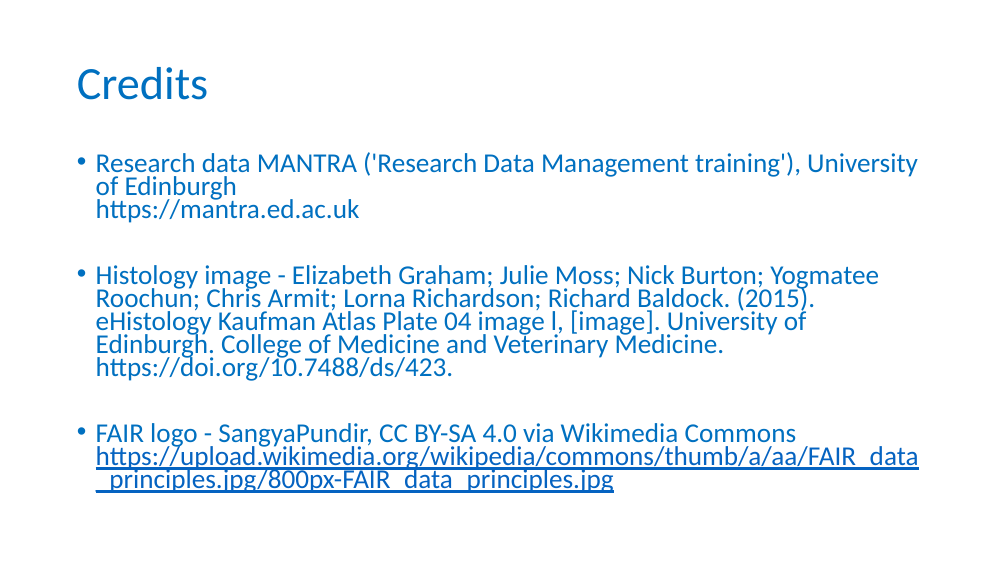
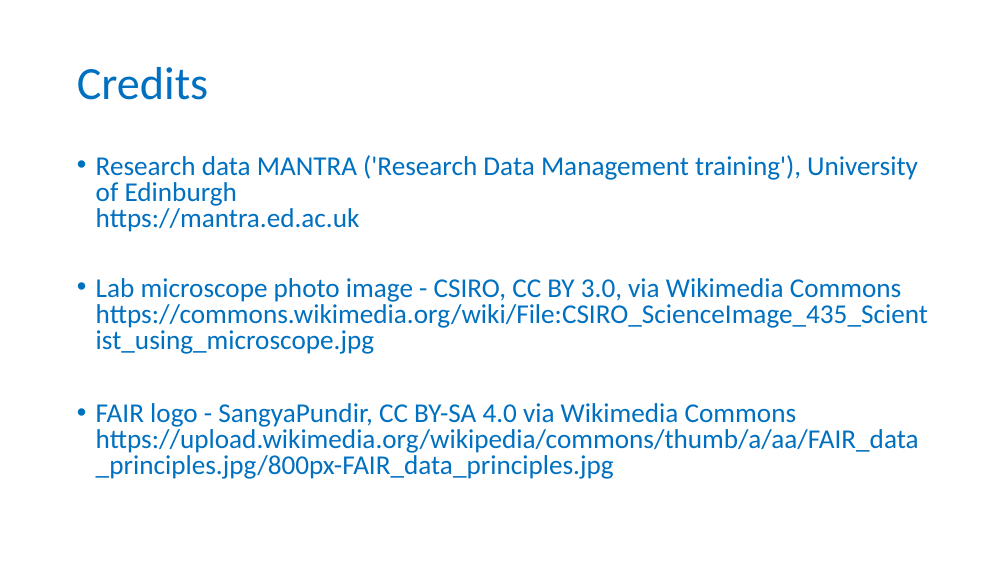
Before and after one commit to carpentries-incubator/fair-for-leaders, a slide deck: slide 19 of instructors/02-Being_FAIR.pptx. Drawn at 1008x567 pixels with LibreOffice and Linux fonts; fonts in the diff are those of the drawing; background and template pictures are left out. Boxes give left, top, right and bottom in pixels: in the first picture for what was removed or moved away, otherwise in the second. Text is boxed around its words. In the diff, an @@ line names an element or a change of style, - is before the commit and + after.

Commit message:
Added microscope photo and tidied up numbering of ep 02 exercise 1a 1b etc

```diff
--- a/instructors/02-Being_FAIR.pptx
+++ b/instructors/02-Being_FAIR.pptx
@@ text at (96, 155, 919, 479): text colour #0563C1 to #0070C0, underline off in "https://upload.wikimedia.org/wikipedia/commons/thumb/a/aa/FA ..."; line spacing 0.7 to 0.8 @@
@@ text at (96, 278, 928, 354): text changed @@
-• Histology image - Elizabeth Graham; Julie Moss; Nick Burton; Yogmatee Roochun; Chris Armit; Lorna Richardson; Richard Baldock. (2015). eHistology Kaufman Atlas Plate 04 image l, [image]. University of Edinburgh. College of Medicine and Veterinary Medicine. https://doi.org/10.7488/ds/423.
+• Lab microscope photo image - CSIRO, CC BY 3.0, via Wikimedia Commons https://commons.wikimedia.org/wiki/File:CSIRO_ScienceImage_435_Scientist_using_microscope.jpg
```
Also in this commit, not shown: 3 other slides changed, 3 other files.
